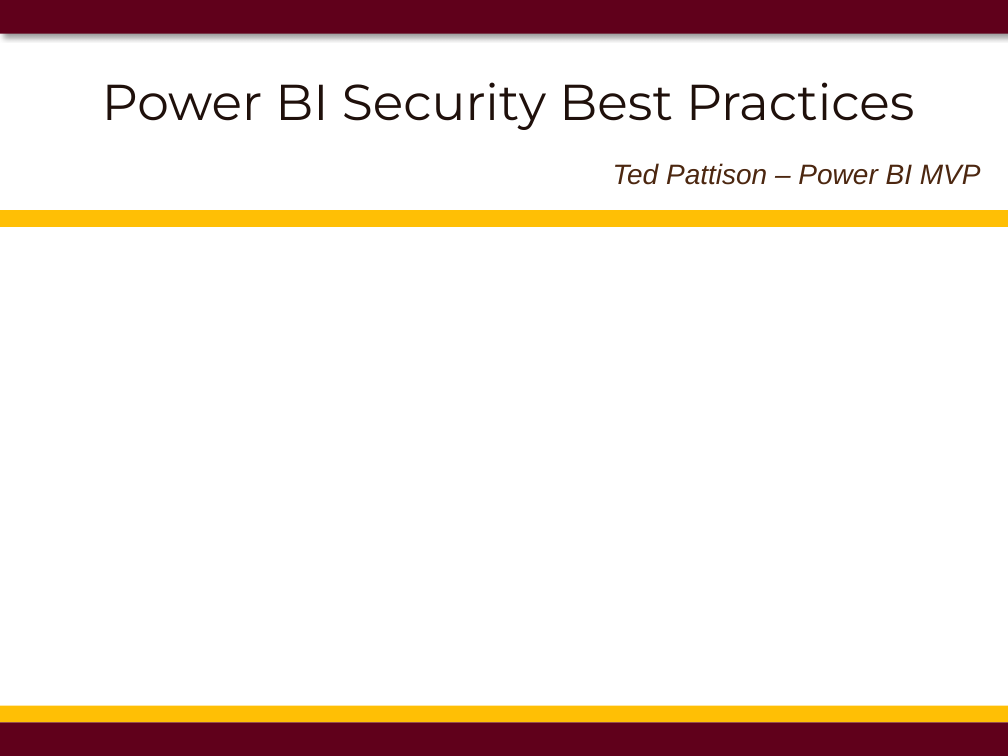
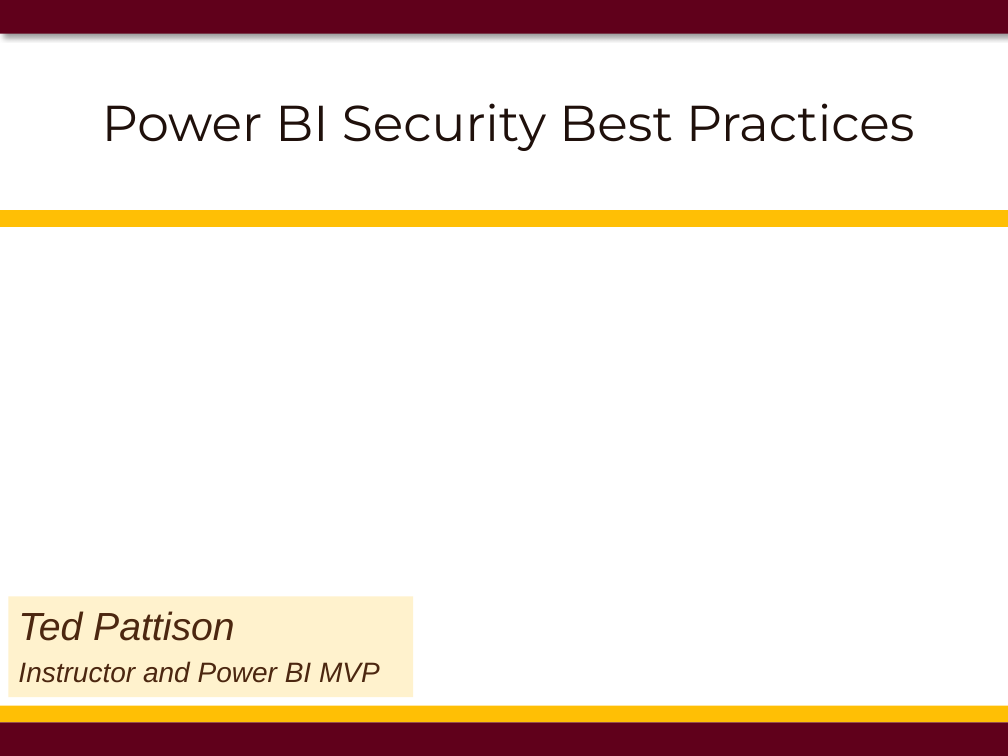
Before and after one commit to CriticalPathTraining/Summit2017, a slide deck: slide 1 of Power BI Security Best Practices.pptx. Drawn at 1008x756 pixels with LibreOffice and Linux fonts; fonts in the diff are those of the drawing; background and template pictures are left out. Boxes give left, top, right and bottom in pixels: in the first picture for what was removed or moved away, otherwise in the second. Text is boxed around its words. In the diff, an @@ line names an element or a change of style, - is before the commit and + after.

```diff
--- a/Power BI Security Best Practices.pptx
+++ b/Power BI Security Best Practices.pptx
@@ title "Power BI Security Best Practices": place and size @@
-title "Power BI Security Best Practices" at (102, 82, 914, 130)
+title "Power BI Security Best Practices" at (102, 103, 914, 151)
@@ text "Ted Pattison": place and size @@
-text "Ted Pattison" at (613, 163, 981, 185)
+text "Ted Pattison" at (8, 597, 412, 698)
@@ text "Ted Pattison" at (8, 597, 412, 698): fill none to #FFF2CD @@
@@ text at (18, 611, 380, 683): text changed @@
-Ted Pattison – Power BI MVP
+Ted Pattison
+Instructor and Power BI MVP
```
Also in this commit, not shown: 20 other slides changed, 18 slides added, 7 slides removed, 1 other file.
